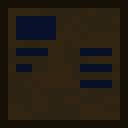
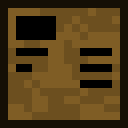
Two versions of the same layered image (128×128). Layer-by-layer changes:
painted on "fg" over [16, 16, 112, 88]
painted on "Pasted Layer" over [8, 8, 120, 120]
